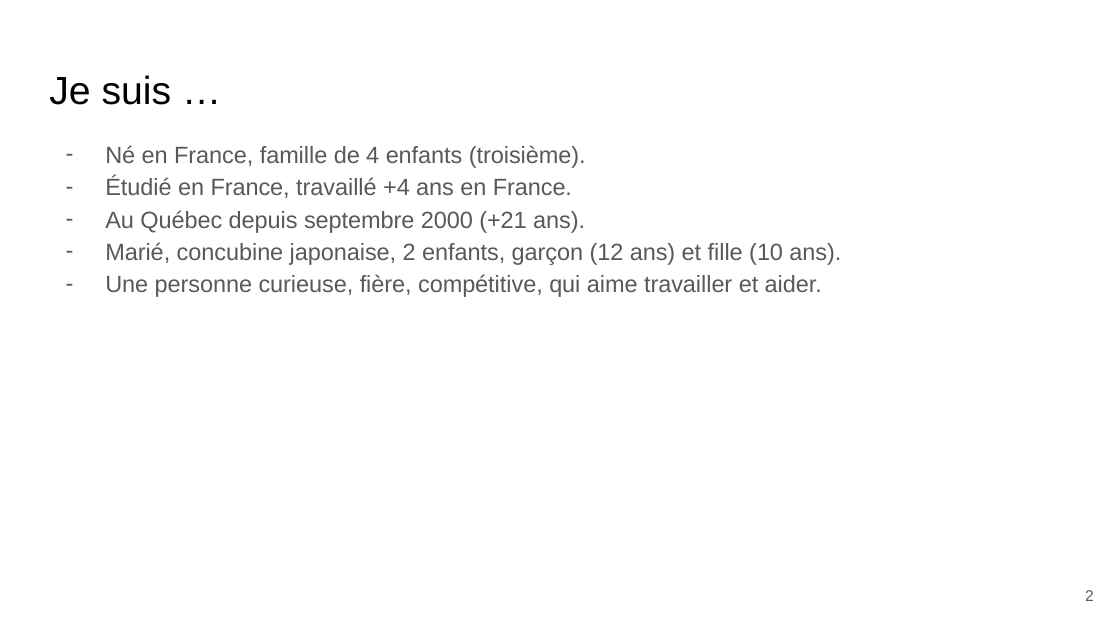
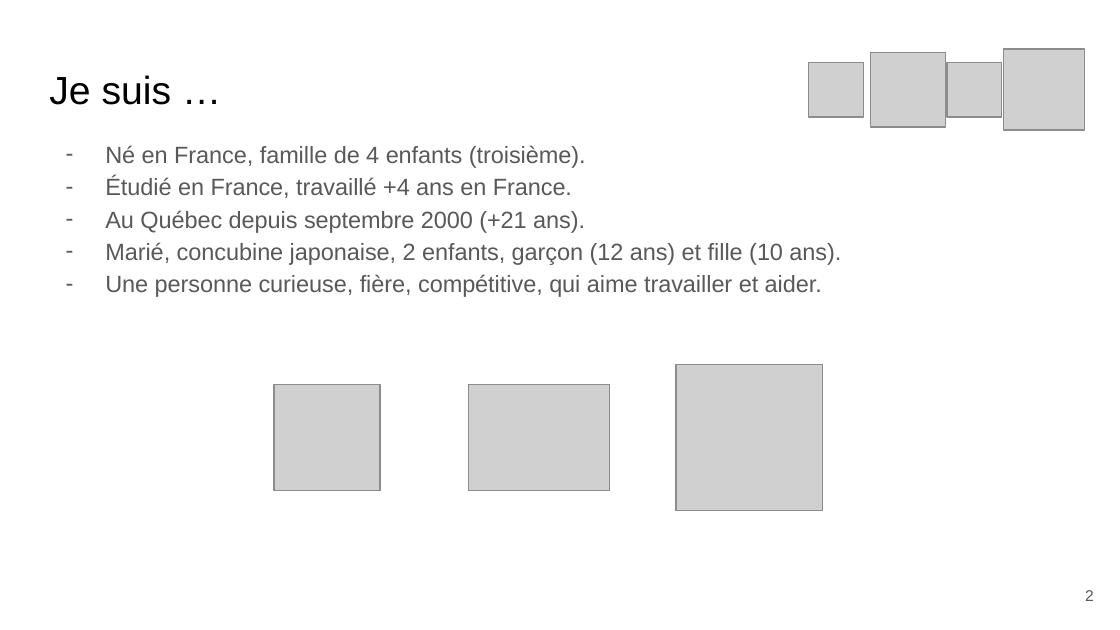
Before and after one commit to vince7lf/vince7lf.github.io, a slide deck: slide 2 of assets/Presentation CV Vincent Le Falher.pptx. Drawn at 1120x630 pixels with LibreOffice and Linux fonts; fonts in the diff are those of the drawing; grey boxes stand for pictures. Boxes give left, top, right and bottom in pixels: in the first picture for what was removed or moved away, otherwise in the second. Text is boxed around its words. In the diff, an @@ line names an element or a change of style, - is before the commit and + after.

```diff
--- a/assets/Presentation CV Vincent Le Falher.pptx
+++ b/assets/Presentation CV Vincent Le Falher.pptx
@@ picture added at (870,53,945,128) @@
@@ picture added at (1004,49,1084,130) @@
@@ picture added at (809,62,864,116) @@
@@ picture added at (948,62,1002,116) @@
@@ picture added at (274,384,381,491) @@
@@ picture added at (468,384,609,491) @@
@@ picture added at (676,364,822,510) @@
```
Also in this commit, not shown: 10 other slides changed, 1 slide added, 1 other file.
